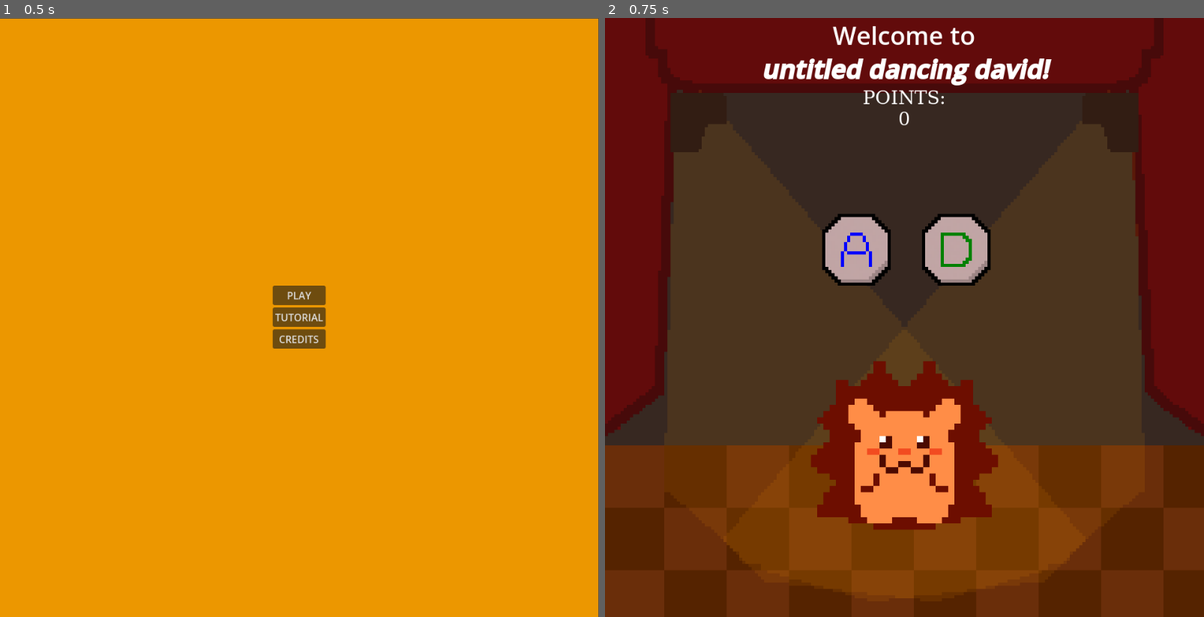
Above: before the commit, frames 1-2 (left to right).
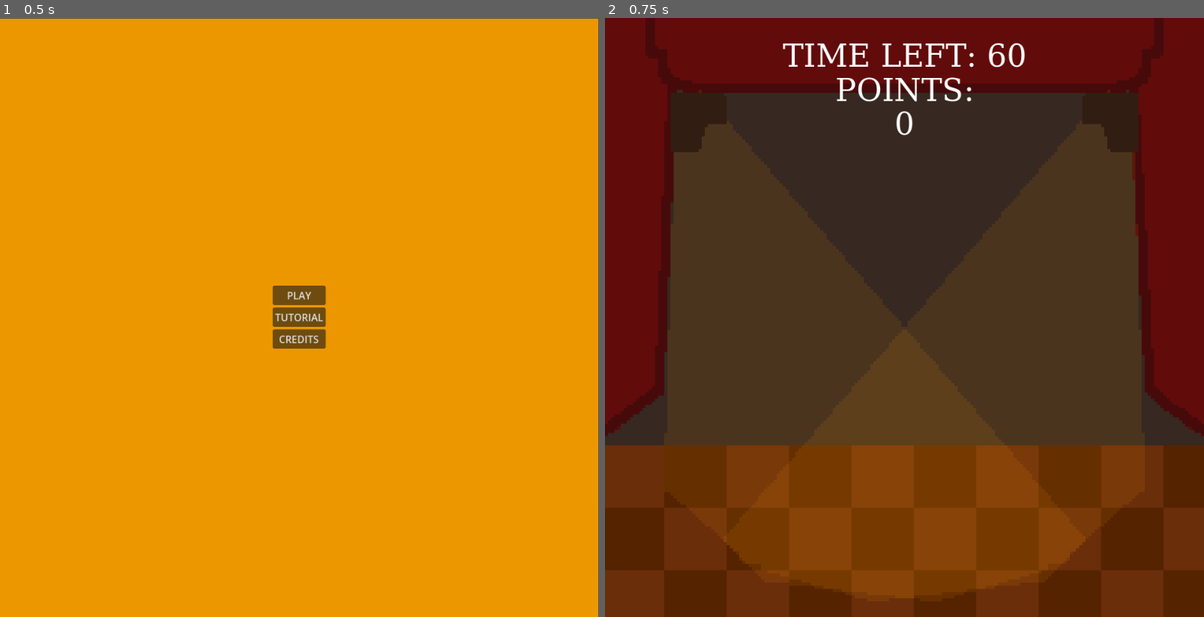
Above: after the commit, the same moments.

Repository: Sc0l1o/new-game-project
Game: Godot game, scene res://home_screen.tscn
Same seed, same stepped clock (60 frames per second), same inputs: the game is played once before the commit and once after it.
Inputs:
- Up to frame 1 (0.5 s): no input
- Up to frame 2 (0.75 s): click "PLAY" at 0.5 s

Frame 1 is identical in both runs. In frame 2, 11% of the frame differs, in the area x 26-75%, y 1-86%.
Error before the commit: Parse Error: Function "execute_combo()" not found in base self. (res://tutorial.gd:40)

Commit message:
backup

Diff:
--- a/home_screen.gd
+++ b/home_screen.gd
@@ -1,7 +1,7 @@
 extends Control
 
-var tutorial = preload("res://main_game.tscn")
-var main_game = preload("res://tutorial.tscn")
+var tutorial = preload("res://tutorial.tscn")
+var main_game = preload("res://main_game.tscn")
 @onready var buttons_menu = $CenterContainer/buttons
 @onready var credits_menu = $CenterContainer/credits
 
--- a/main_game.gd
+++ b/main_game.gd
@@ -54,7 +54,7 @@
 
 # Called every frame. 'delta' is the elapsed time since the previous frame.
 func _process(delta: float) -> void:
-	pass
+	check_inputs()
 
 func check_inputs():
 	# Check simultaneous inputs first
@@ -91,4 +91,7 @@
 	score += combo["points"]
 	pointsLabel.text = "Score: " + str(score)
 
-	character.play_animation(combo["animation"])
+	character.play(combo["animation"])
+
+func random_combo():
+	pass
--- a/main_game.tscn
+++ b/main_game.tscn
@@ -63,6 +63,14 @@
 offset_right = 960.0
 offset_bottom = 179.0
 
+[node name="points2" type="Label" parent="Control/VBoxContainer" unique_id=599991846]
+layout_mode = 2
+theme_override_colors/font_color = Color(1, 1, 1, 1)
+theme_override_fonts/font = SubResource("FontFile_ykeeq")
+theme_override_font_sizes/font_size = 50
+text = "TIME LEFT: 60"
+horizontal_alignment = 1
+
 [node name="points" type="Label" parent="Control/VBoxContainer" unique_id=1950208215]
 layout_mode = 2
 theme_override_colors/font_color = Color(1, 1, 1, 1)
--- a/tutorial.gd
+++ b/tutorial.gd
@@ -2,6 +2,10 @@
 
 @onready var pointsLabel = $Control/VBoxContainer/points
 @onready var tutorialLabel = $Control/VBoxContainer/tutText
+@onready var character = $AnimatedSprite2D
+
+var tutorial = preload("res://home_screen.tscn")
+var score = 0
 var inputAllowed = false
 signal input_recieved
 
@@ -12,11 +16,11 @@
 ]
 
 var combos = {
-	"Diag": {
+	"L_Diag": {
 		"inputs": ["a", "d"], # list of keys
 		"points": 10,
-		"animation": "Diag" #animation name
-	}
+		"animation": "L_Diag" #animation name
+	},
 }
 
 # Called when the node enters the scene tree for the first time.
@@ -25,16 +29,35 @@
 		print(text)
 		await input_recieved
 		tutorialLabel.text = text
+	inputAllowed = true
 	pass # Replace with function body.
 
 func _unhandled_input(event: InputEvent) -> void:
 	if event.is_action_pressed("ui_accept"):
 		input_recieved.emit()
 
+func execute_combo(combo_name: String):
+	if not combos.has(combo_name):
+		return
+
+	var combo = combos[combo_name]
+
+	score += combo["points"]
+	pointsLabel.text = "Score: " + str(score)
+
+	character.play(combo["animation"])
 
 # Called every frame. 'delta' is the elapsed time since the previous frame.
 func _process(delta: float) -> void:
 	if !inputAllowed:
 		return
 	if Input.is_action_just_pressed("press_a") and Input.is_action_pressed("press_d"):
-		execute_combo("Diag")
+		execute_combo("L_Diag")
+		inputAllowed = false
+		tutorialLabel.text = "Good job! You can return and play the real game now. Have fun!"
+		$Control/VBoxContainer/return.visible = true
+
+
+
+func _on_return_pressed() -> void:
+	get_tree().change_scene_to_packed(tutorial)
--- a/tutorial.tscn
+++ b/tutorial.tscn
@@ -79,3 +79,5 @@
 
 [node name="Node2D" parent="." unique_id=1082578232 instance=ExtResource("4_5mrt3")]
 position = Vector2(408, 374)
+
+[connection signal="pressed" from="Control/VBoxContainer/return" to="." method="_on_return_pressed"]
Not shown: 1 places in indicator.tscn that only renumber resources
Not shown: 1 places in tutorial.tscn that only renumber resources
